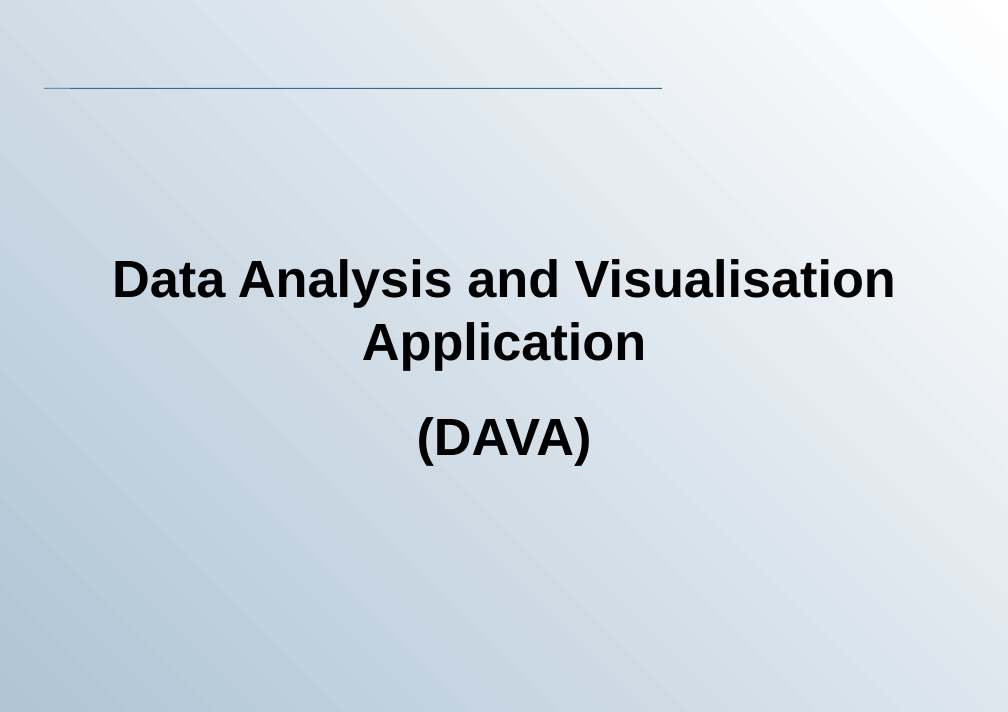
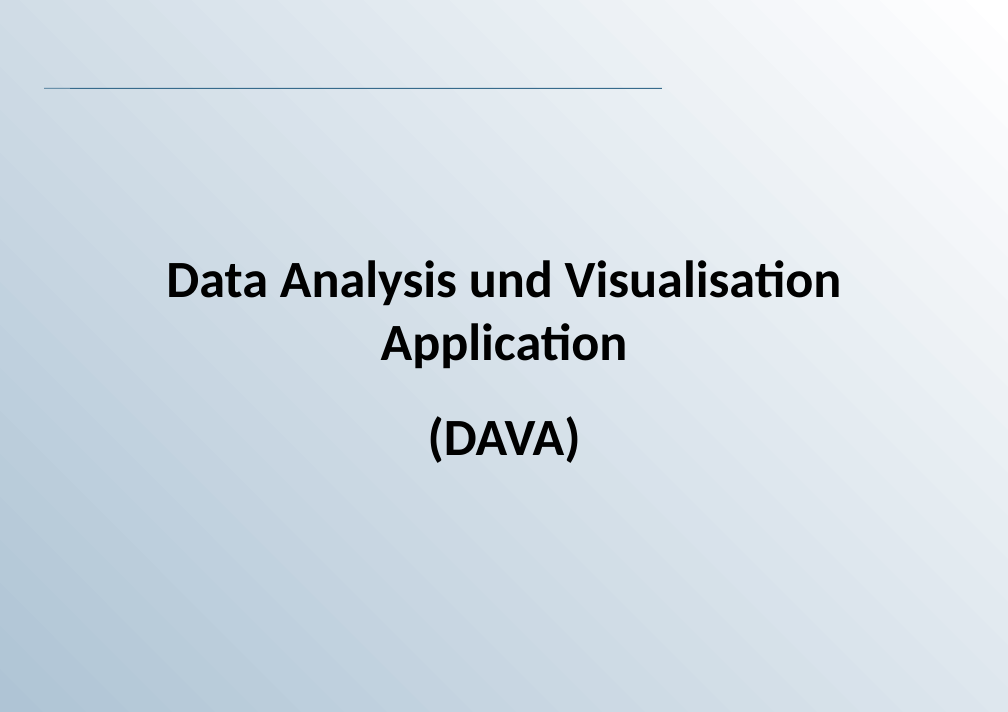
Before and after one commit to KaterinaKirova/Exam-DAVA, a slide deck: slide 1 of Präsentation_DAVA_Prüfung.ppt. Drawn at 1008x712 pixels with LibreOffice and Linux fonts; fonts in the diff are those of the drawing; background and template pictures are left out. Boxes give left, top, right and bottom in pixels: in the first picture for what was removed or moved away, otherwise in the second. Text is boxed around its words. In the diff, an @@ line names an element or a change of style, - is before the commit and + after.

```diff
--- a/Präsentation_DAVA_Prüfung.ppt
+++ b/Präsentation_DAVA_Prüfung.ppt
@@ text at (166,260,842,369): text changed; font Arial to Calibri @@
-Data Analysis and Visualisation Application
+Data Analysis und Visualisation Application
@@ text at (428,416,581,463): font Arial to Calibri in "(DAVA)" @@
```
Also in this commit, not shown: 4 other slides changed, 3 slides added, 1 slide removed.
